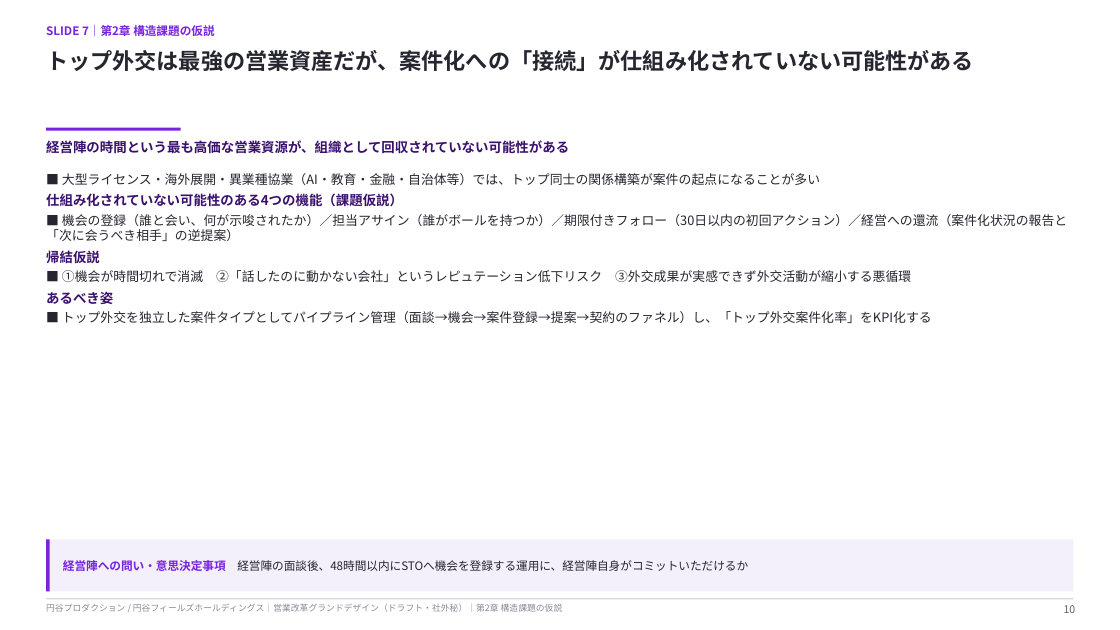
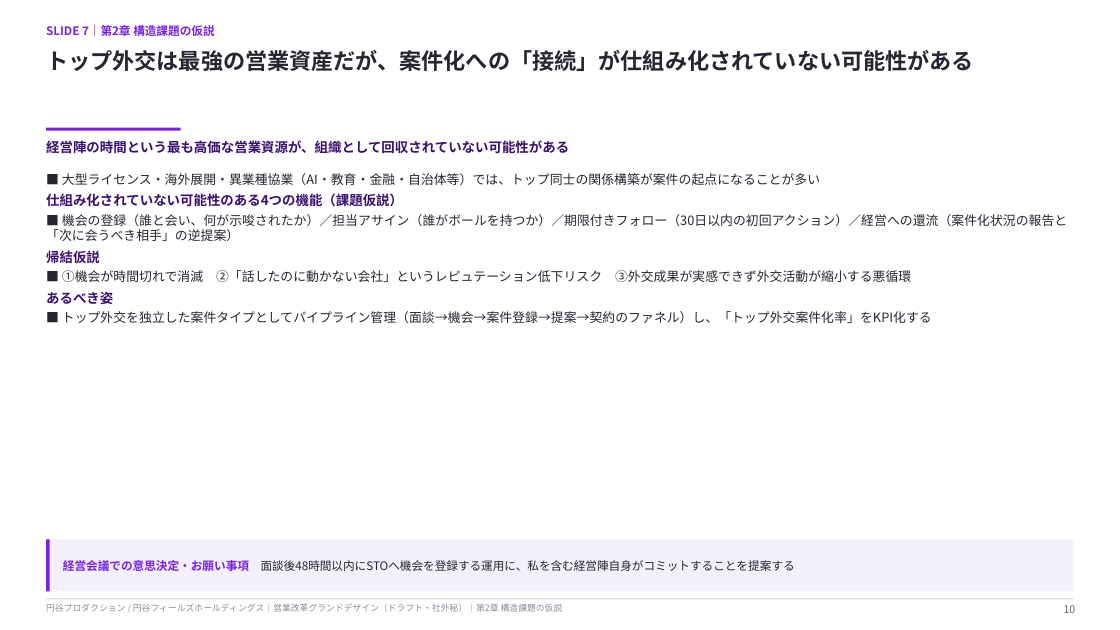
Before and after one commit to hayatoshintani-spe/kessho-lens, a slide deck: slide 10 of docs/営業改革グランドデザイン_円谷.pptx. Drawn at 1120x630 pixels with LibreOffice and Linux fonts; fonts in the diff are those of the drawing. Boxes give left, top, right and bottom in pixels: in the first picture for what was removed or moved away, otherwise in the second. Text is boxed around its words. In the diff, an @@ line names an element or a change of style, - is before the commit and + after.

```diff
--- a/docs/営業改革グランドデザイン_円谷.pptx
+++ b/docs/営業改革グランドデザイン_円谷.pptx
@@ text at box(63, 560, 795, 571): text changed @@
-経営陣への問い・意思決定事項 経営陣の面談後、48時間以内にSTOへ機会を登録する運用に、経営陣自身がコミットいただけるか
+経営会議での意思決定・お願い事項 面談後48時間以内にSTOへ機会を登録する運用に、私を含む経営陣自身がコミットすることを提案する
```
Also in this commit, not shown: 26 other slides changed, 1 other file.
